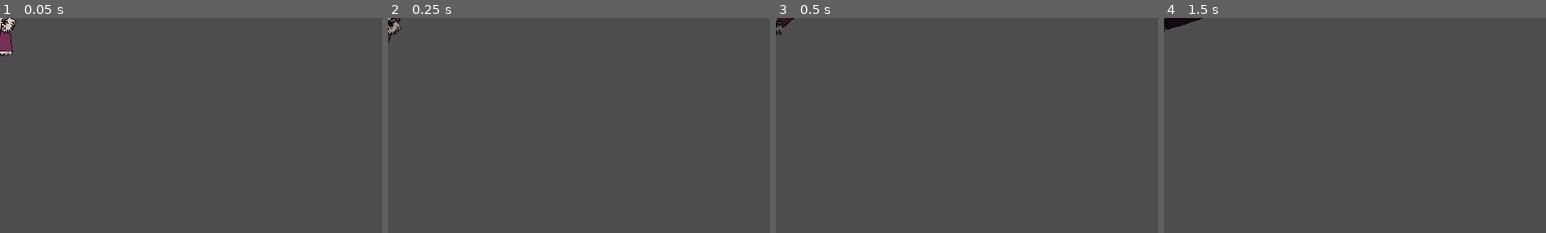
Above: before the commit, frames 1-4 (left to right).
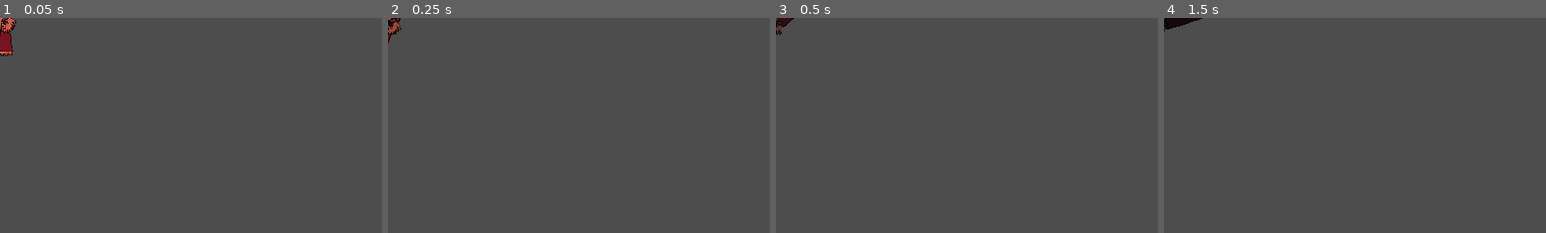
Above: after the commit, the same moments.

Repository: TheJP/GMTKGameJam2023
Game: Godot game, scene res://Enemy/enemy_corpse.tscn
Two runs of this game, one before a commit and one after it. Both use one fixed random seed, a clock stepped at 60 frames per second and the inputs below. This scene is started directly instead of the project's main scene.
Inputs (mouse positions are % of the whole screen's width and height, from its top left):
- Up to frame 1 (0.05 s): no input
- Up to frame 2 (0.25 s): no input
- Up to frame 3 (0.5 s): no input
- Up to frame 4 (1.5 s): move the mouse to (72, 45) at 0.52 s; press the mouse at (72, 45) at 0.53 s; hold D (move_right) 0.53-1.28 s; tap Enter at 1.25 s; move the mouse to (30, 55) at 1.27 s; release the mouse at (30, 55) at 1.28 s; hold S (move_down) from 1.28 s (still down); click (30, 55) at 1.35 s
The pictures show only the part of the screen within x 0-50%, y 0-50%; the shares and areas given below are measured in that part.

The runs differ from the first frame. In frame 1, 0.5% of the frame differs, in the area x 0-4%, y 0-18%; in frame 2, 0.1%; in frame 3, less than 0.1%; in frame 4, nothing differs.
Error in both runs: Invalid access to property or key '_on_corpse_eaten' on a base object of type 'null instance'. (res://Enemy/enemy_corpse.gd:10)

Commit message:
Fix spacing errors

Diff:
--- a/GMTKGameJam2023/Enemy/enemy_corpse.tscn
+++ b/GMTKGameJam2023/Enemy/enemy_corpse.tscn
@@ -10,15 +10,15 @@
 length = 0.001
 tracks/0/type = "value"
 tracks/0/imported = false
-tracks/0/enabled = true
+tracks/0/enabled = false
 tracks/0/path = NodePath(".:modulate")
 tracks/0/interp = 1
 tracks/0/loop_wrap = true
 tracks/0/keys = {
-"times": PackedFloat32Array(0, 0.0001),
-"transitions": PackedFloat32Array(1, 1),
-"update": 0,
-"values": [Color(1, 1, 1, 1), Color(1, 1, 1, 1)]
+"times": PackedFloat32Array(0),
+"transitions": PackedFloat32Array(1),
+"update": 0,
+"values": [Color(0.168627, 0.168627, 0.168627, 1)]
 }
 tracks/1/type = "value"
 tracks/1/imported = false
@@ -34,15 +34,15 @@
 }
 tracks/2/type = "value"
 tracks/2/imported = false
-tracks/2/enabled = false
+tracks/2/enabled = true
 tracks/2/path = NodePath("Container:modulate")
 tracks/2/interp = 1
 tracks/2/loop_wrap = true
 tracks/2/keys = {
-"times": PackedFloat32Array(),
-"transitions": PackedFloat32Array(),
-"update": 0,
-"values": []
+"times": PackedFloat32Array(0),
+"transitions": PackedFloat32Array(1),
+"update": 0,
+"values": [Color(1, 1, 1, 1)]
 }
 tracks/3/type = "value"
 tracks/3/imported = false
@@ -94,7 +94,7 @@
 "times": PackedFloat32Array(0, 0.7),
 "transitions": PackedFloat32Array(1, 1),
 "update": 0,
-"values": [Color(1, 1, 1, 1), Color(0.168627, 0.168627, 0.168627, 1)]
+"values": [Color(1, 0.439216, 0.368627, 1), Color(0.168627, 0.168627, 0.168627, 1)]
 }
 tracks/1/type = "value"
 tracks/1/imported = false
@@ -172,6 +172,7 @@
 height = 866.667
 
 [node name="EnemyCorpse" type="Sprite2D"]
+modulate = Color(0.168627, 0.168627, 0.168627, 1)
 z_index = -5
 scale = Vector2(0.15, 0.15)
 texture = ExtResource("1_75tvq")
@@ -179,7 +180,6 @@
 eaten_texture = ExtResource("3_j12cx")
 
 [node name="Container" type="Container" parent="."]
-modulate = Color(1, 1, 1, 0)
 offset_right = 40.0
 offset_bottom = 40.0
 
--- a/GMTKGameJam2023/Player/bite_animation.tscn
+++ b/GMTKGameJam2023/Player/bite_animation.tscn
@@ -39,7 +39,7 @@
 autoplay = "default"
 frame_progress = 0.324321
 
-[node name="Bite 1" type="CPUParticles2D" parent="AnimatedSprite2D"]
+[node name="Bite1" type="CPUParticles2D" parent="AnimatedSprite2D"]
 z_index = -1
 material = SubResource("CanvasItemMaterial_q4dmd")
 position = Vector2(350, 150)
@@ -62,7 +62,7 @@
 scale_amount_curve = SubResource("Curve_i6bac")
 color_initial_ramp = SubResource("Gradient_gbhkc")
 
-[node name="Bite 2" type="CPUParticles2D" parent="AnimatedSprite2D"]
+[node name="Bite2" type="CPUParticles2D" parent="AnimatedSprite2D"]
 z_index = -1
 material = SubResource("CanvasItemMaterial_q4dmd")
 position = Vector2(-350, 150)
--- a/GMTKGameJam2023/Player/claw_animation.tscn
+++ b/GMTKGameJam2023/Player/claw_animation.tscn
@@ -60,7 +60,7 @@
 tracks/4/type = "value"
 tracks/4/imported = false
 tracks/4/enabled = true
-tracks/4/path = NodePath("Sprite2D/Blood 1:modulate")
+tracks/4/path = NodePath("Sprite2D/Blood1:modulate")
 tracks/4/interp = 1
 tracks/4/loop_wrap = true
 tracks/4/keys = {
@@ -72,7 +72,7 @@
 tracks/5/type = "value"
 tracks/5/imported = false
 tracks/5/enabled = true
-tracks/5/path = NodePath("Sprite2D/Blood 2:modulate")
+tracks/5/path = NodePath("Sprite2D/Blood2:modulate")
 tracks/5/interp = 1
 tracks/5/loop_wrap = true
 tracks/5/keys = {
@@ -84,7 +84,7 @@
 tracks/6/type = "value"
 tracks/6/imported = false
 tracks/6/enabled = true
-tracks/6/path = NodePath("Sprite2D/Blood 3:modulate")
+tracks/6/path = NodePath("Sprite2D/Blood3:modulate")
 tracks/6/interp = 1
 tracks/6/loop_wrap = true
 tracks/6/keys = {
@@ -124,7 +124,7 @@
 tracks/2/type = "value"
 tracks/2/imported = false
 tracks/2/enabled = true
-tracks/2/path = NodePath("Sprite2D/Blood 1:modulate")
+tracks/2/path = NodePath("Sprite2D/Blood1:modulate")
 tracks/2/interp = 1
 tracks/2/loop_wrap = true
 tracks/2/keys = {
@@ -136,7 +136,7 @@
 tracks/3/type = "value"
 tracks/3/imported = false
 tracks/3/enabled = true
-tracks/3/path = NodePath("Sprite2D/Blood 2:modulate")
+tracks/3/path = NodePath("Sprite2D/Blood2:modulate")
 tracks/3/interp = 1
 tracks/3/loop_wrap = true
 tracks/3/keys = {
@@ -148,7 +148,7 @@
 tracks/4/type = "value"
 tracks/4/imported = false
 tracks/4/enabled = true
-tracks/4/path = NodePath("Sprite2D/Blood 3:modulate")
+tracks/4/path = NodePath("Sprite2D/Blood3:modulate")
 tracks/4/interp = 1
 tracks/4/loop_wrap = true
 tracks/4/keys = {
@@ -219,7 +219,7 @@
 offset = Vector2(-446, -446)
 vframes = 10
 
-[node name="Blood 1" type="CPUParticles2D" parent="Sprite2D"]
+[node name="Blood1" type="CPUParticles2D" parent="Sprite2D"]
 modulate = Color(1, 1, 1, 0)
 z_index = -1
 material = SubResource("CanvasItemMaterial_jansp")
@@ -242,7 +242,7 @@
 scale_amount_curve = SubResource("Curve_3v6a4")
 color_initial_ramp = SubResource("Gradient_bthdm")
 
-[node name="Blood 2" type="CPUParticles2D" parent="Sprite2D"]
+[node name="Blood2" type="CPUParticles2D" parent="Sprite2D"]
 modulate = Color(1, 1, 1, 0)
 z_index = -1
 material = SubResource("CanvasItemMaterial_jansp")
@@ -265,7 +265,7 @@
 color = Color(1, 1, 1, 0.337255)
 color_initial_ramp = SubResource("Gradient_bthdm")
 
-[node name="Blood 3" type="CPUParticles2D" parent="Sprite2D"]
+[node name="Blood3" type="CPUParticles2D" parent="Sprite2D"]
 modulate = Color(1, 1, 1, 0)
 z_index = -1
 material = SubResource("CanvasItemMaterial_jansp")
--- a/GMTKGameJam2023/UIElements/TitleScreen.gd
+++ b/GMTKGameJam2023/UIElements/TitleScreen.gd
@@ -1,6 +1,6 @@
 extends Control
 
-@onready var start_game_button = %"Start Game Button"
+@onready var start_game_button = %"StartGameButton"
 
 func _ready():
 	start_game_button.grab_focus()
--- a/GMTKGameJam2023/titleScreen.tscn
+++ b/GMTKGameJam2023/titleScreen.tscn
@@ -277,7 +277,7 @@
 custom_minimum_size = Vector2(600, 0)
 layout_mode = 2
 
-[node name="Start Game Button" type="Button" parent="UI Box/CenterContainer/VBoxContainer/MarginContainer/VBoxContainer"]
+[node name="StartGameButton" type="Button" parent="UI Box/CenterContainer/VBoxContainer/MarginContainer/VBoxContainer"]
 unique_name_in_owner = true
 custom_minimum_size = Vector2(150, 50)
 layout_mode = 2
@@ -289,14 +289,6 @@
 keep_pressed_outside = true
 text = "Start Game"
 
-[node name="Quit Button" type="Button" parent="UI Box/CenterContainer/VBoxContainer/MarginContainer/VBoxContainer"]
-visible = false
-custom_minimum_size = Vector2(150, 50)
-layout_mode = 2
-theme_override_fonts/font = ExtResource("3_m8m44")
-theme_override_font_sizes/font_size = 50
-text = "Quit"
-
 [node name="BG2" type="TextureRect" parent="UI Box"]
 z_index = -3
 layout_mode = 2
@@ -353,5 +345,4 @@
 [node name="AudioStreamPlayer" type="AudioStreamPlayer" parent="."]
 stream = ExtResource("11_k2642")
 
-[connection signal="pressed" from="UI Box/CenterContainer/VBoxContainer/MarginContainer/VBoxContainer/Start Game Button" to="." method="_on_start_game_button_pressed"]
-[connection signal="pressed" from="UI Box/CenterContainer/VBoxContainer/MarginContainer/VBoxContainer/Quit Button" to="." method="_on_quit_button_pressed"]
+[connection signal="pressed" from="UI Box/CenterContainer/VBoxContainer/MarginContainer/VBoxContainer/StartGameButton" to="." method="_on_start_game_button_pressed"]
